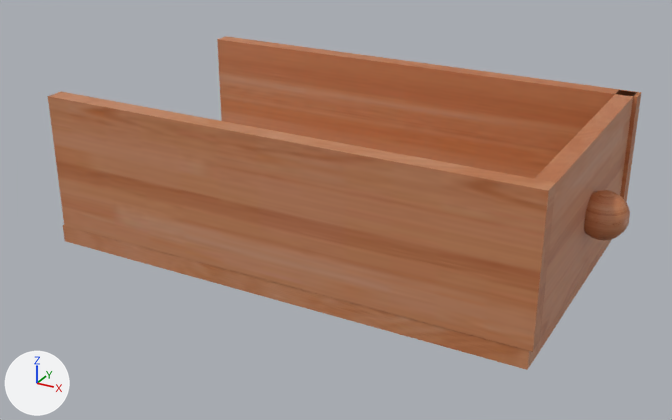
What one commit did to the Blender file blender/drawer.blend.
Both versions are drawn from a camera (50 mm lens) standing at (3.6, -6.51, 3.62) and looking at (0.06, -0.07, 0.4). Arrows for +X, +Y and +Z are at lower left; the lights stay in place.
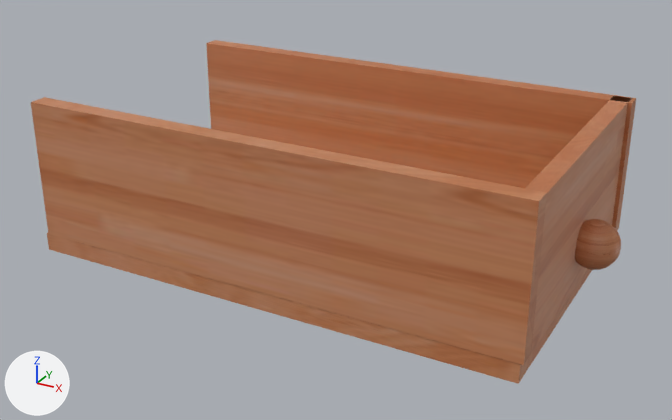
Diff of the bpy script that builds the scene:
```diff
--- a/blender/drawer.blend.py
+++ b/blender/drawer.blend.py
@@ me_cube_001 @@
 me_cube_001.from_pydata(...)  # 274 vertices, 280 faces; spans x -2.18..2.44, y -1.07..1.48, z 0.01..1.36
 # used by ob_cube_073; location = (0.0, 0.0, 0.0)
+# me_cube_001 part 1: the loose piece of 242 vertices spanning x 2.05..2.44, y 0.01..0.4, z 0.52..0.91 is moved by (0.0, -0.19, -0.17)
+# me_cube_001 part 2: the loose piece of 8 vertices spanning x -2.12..2.17, y 1.32..1.48, z 0.16..1.35 is moved by (0.0, -0.19, 0.0)
+# me_cube_001 part 3: the loose piece of 8 vertices spanning x -2.18..2.12, y -1.06..1.48, z 0.01..0.16 is moved by (0.0, -0.19, 0.0)
+# me_cube_001 part 4: the loose piece of 8 vertices spanning x -2.15..2.14, y -1.07..-0.91, z 0.17..1.36 is moved by (0.0, -0.19, 0.0)
+# me_cube_001 part 5: the loose piece of 8 vertices spanning x 1.99..2.14, y -1.06..1.46, z 0.16..1.35 is moved by (0.0, -0.19, 0.0)
 me_cube_001.materials.append(mat_wood)
```

Where the change shows, as pixel boxes (x1, y1, x2, y2) in the pictures (672 x 420 px; the box of a moved part takes in the faces that stretch with it):
'Cube.073', reshaped
    before: (48, 36, 641, 370)
    after: (31, 40, 636, 384)
part 1 of me_cube_001, moved or reshaped
    before: (584, 190, 630, 240)
    after: (575, 219, 621, 270)
part 2 of me_cube_001, moved or reshaped
    before: (217, 36, 641, 202)
    after: (206, 40, 636, 230)
part 3 of me_cube_001, moved or reshaped
    before: (63, 225, 612, 370)
    after: (47, 233, 592, 384)
part 4 of me_cube_001, moved or reshaped
    before: (48, 92, 556, 351)
    after: (31, 97, 547, 365)
part 5 of me_cube_001, moved or reshaped
    before: (531, 91, 635, 352)
    after: (525, 98, 631, 363)
